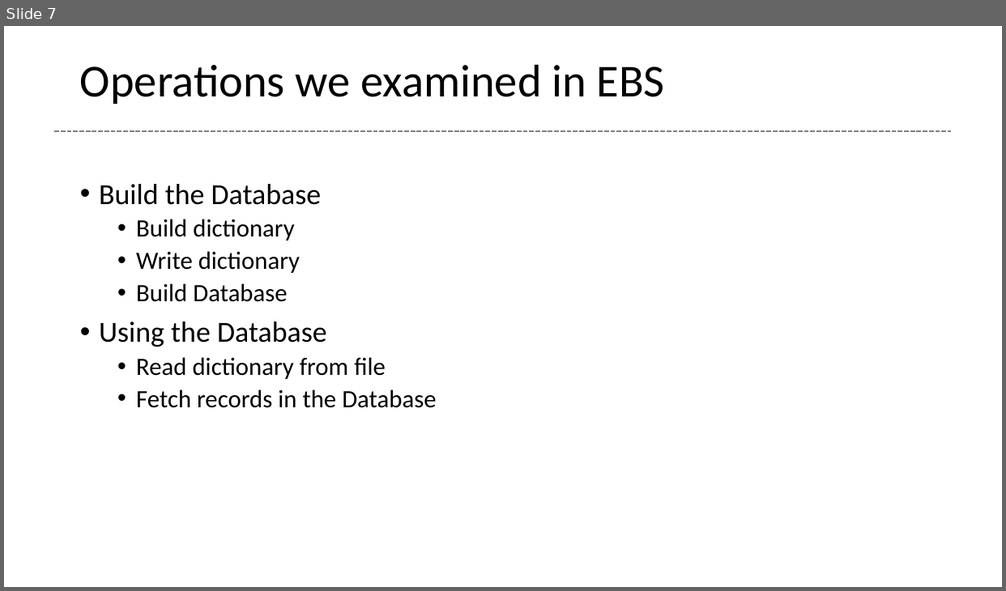
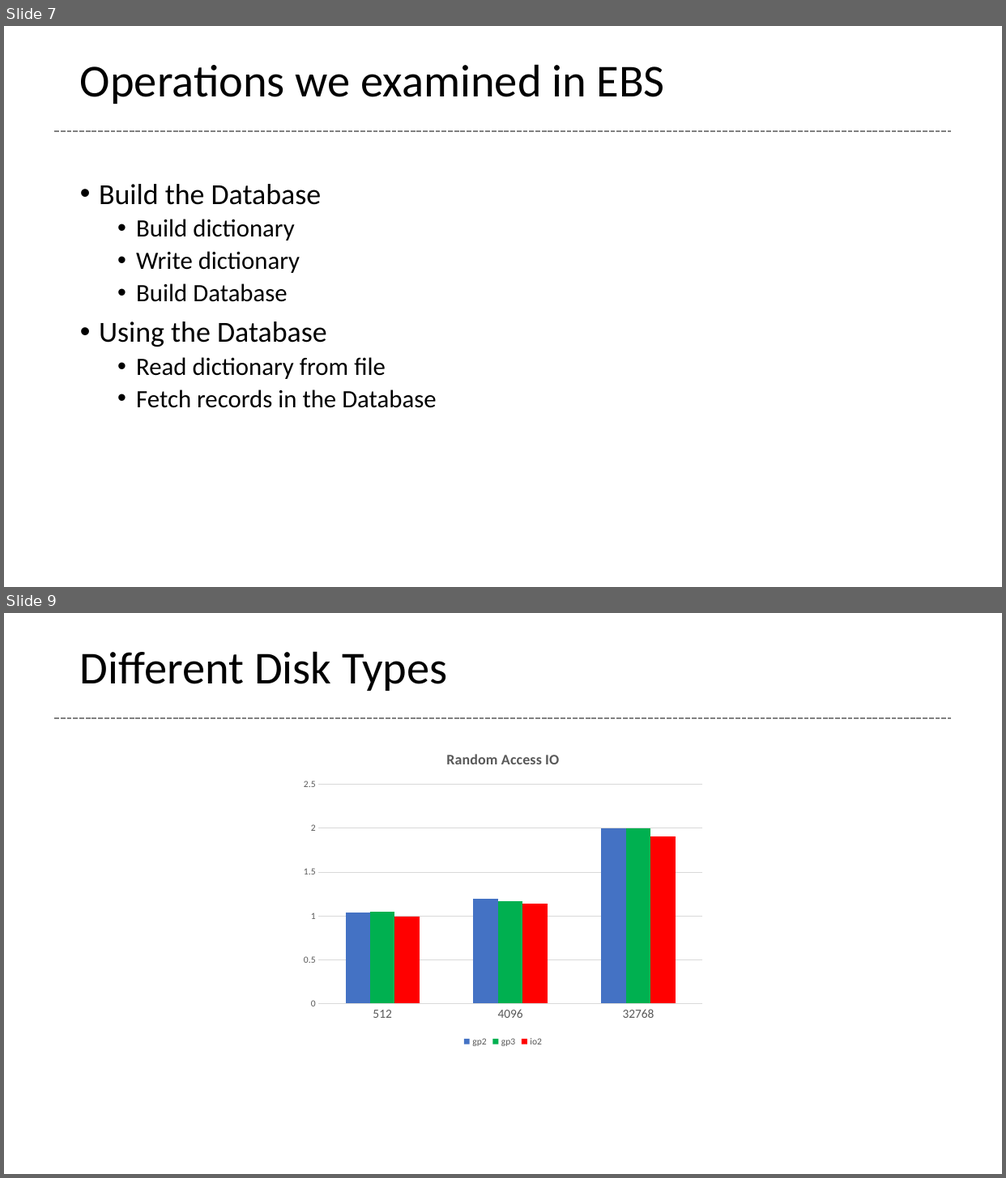
Before and after one commit to glenntu15/BuildVoterDatabase, a slide deck: Proj_presentation.pptx. Shown one above the other, each under a label of ours: slide 7 before the commit, slides 7 and 9 after it; the slides between them are not shown. The pictures are 1006x591 and 1006x1178 pixels, drawn with LibreOffice and Linux fonts; fonts in the diff are those of the drawing. Boxes give left, top, right and bottom in pixels: in the first picture for what was removed or moved away, otherwise in the second. Text is boxed around its words. In the diff, an @@ line names an element or a change of style, - is before the commit and + after.

```diff
--- a/Proj_presentation.pptx
+++ b/Proj_presentation.pptx
@@ slide 9 added at [4, 613, 1002, 1174], background #FFFFFF @@
@@ title added at [80, 651, 447, 691], 44 pt, text #000000 @@
+Different Disk Types
@@ line added from (54, 718) to (951, 718), #808080 1.5 pt dashed @@
@@ column chart added at [296, 737, 710, 1050] @@
+title "Random Access IO "
+categories: 512, 4096, 32768
+gp2: 1.04, 1.19, 1.99
+gp3: 1.04, 1.17, 2
+io2: 0.99, 1.14, 1.91
```
Also in this commit, not shown: 1 slide changed.
